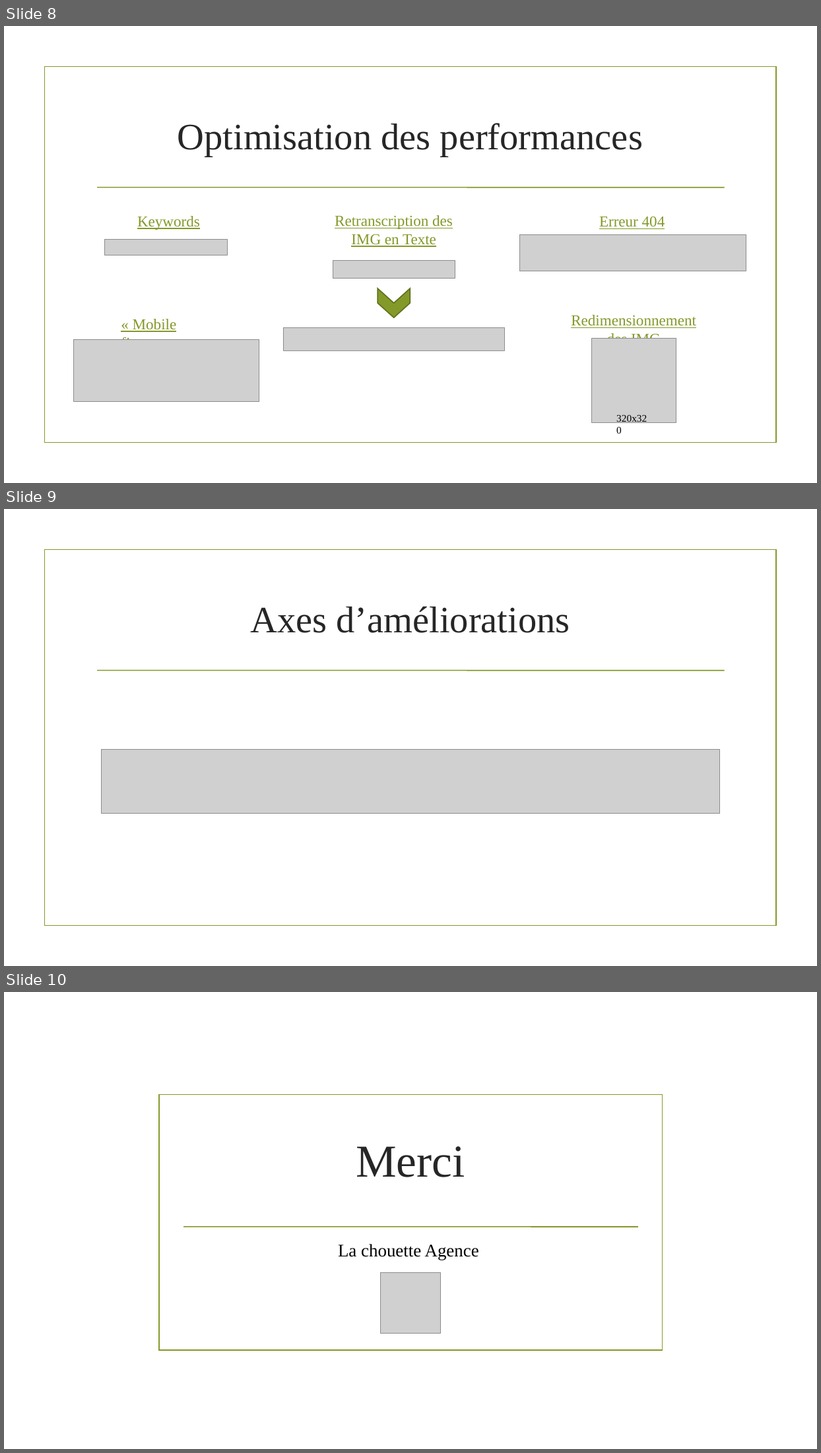
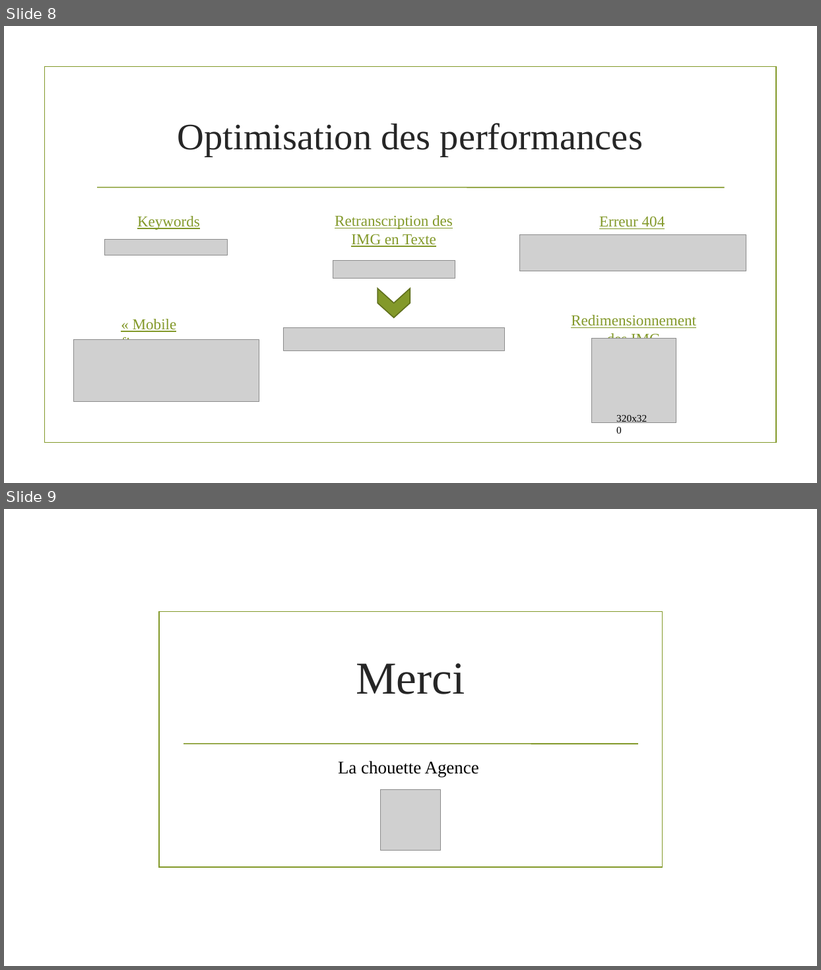
Before and after one commit to JeremyTar/JeremyTardini_4_19072021, a slide deck: Documents/Rapport d’optimisation.odp. Shown one above the other, each under a label of ours: slides 8, 9 and 10 before the commit, slides 8 and 9 after it. The pictures are 821x1453 and 821x970 pixels, drawn with LibreOffice and Linux fonts; fonts in the diff are those of the drawing; grey boxes stand for pictures; background and template pictures are left out. Boxes give left, top, right and bottom in pixels: in the first picture for what was removed or moved away, otherwise in the second. Text is boxed around its words. In the diff, an @@ line names an element or a change of style, - is before the commit and + after.

```diff
--- a/Documents/Rapport d’optimisation.odp
+++ b/Documents/Rapport d’optimisation.odp
@@ slide 9 removed at bbox=[4, 509, 817, 966], background picture (left out); not listed: 2 template elements that a slide beside it also shows @@
@@ title removed at bbox=[250, 606, 570, 633] @@
-Axes d’améliorations
@@ picture removed at bbox=[101, 749, 720, 814] @@
@@ what was slide 10 is now slide 9 @@
```
Also in this commit, not shown: 2 slides changed, 4 other files.
